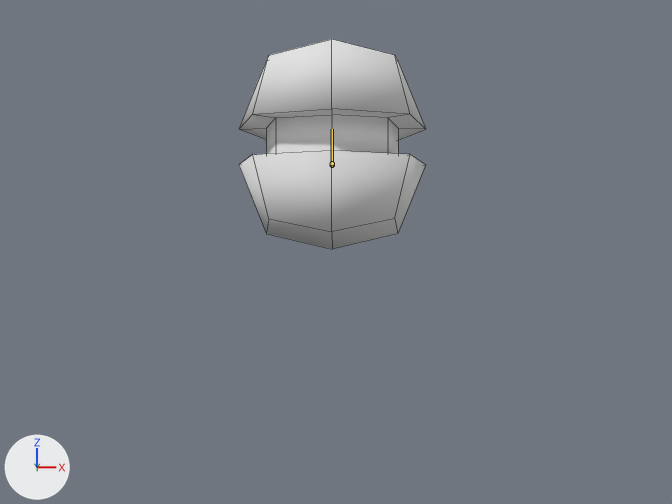
The Blender file trunk/media/models/weapons/grenade/grenade.blend, before and after one commit.
Rendered twice from the file's camera 'Camera'. Arrows for +X, +Y and +Z are at lower left; the lights stay in place. Both versions are drawn at the pose saved in each file; the numbers are the values there. The bones that bend it are drawn over the model as lines. Mesh edges are drawn as thin lines.
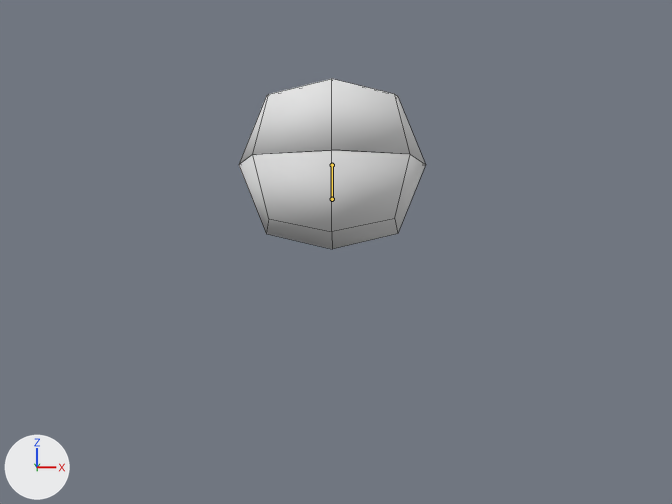
Location of each change, [x1, y1, x2, y2] in pixels of the pictures (672 x 504 px):
'Plane.001', posed (19% shorter)
    before: [239, 39, 425, 249]
    after: [239, 79, 426, 249]
bone 'Bone.001', root to tip
    before: (332, 163) to (332, 129)
    after: (332, 199) to (332, 164)

The change in detail:
Bone 'Bone.001' (bone_bone_001) moves from (0.0, 0.0, 0.0) to (0.0052, -0.3803, -0.0005).
